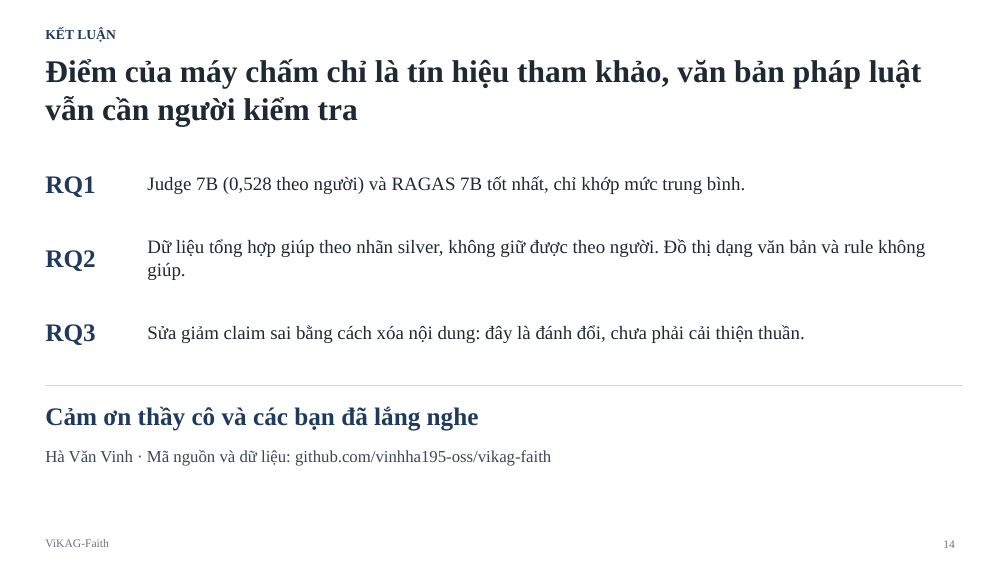
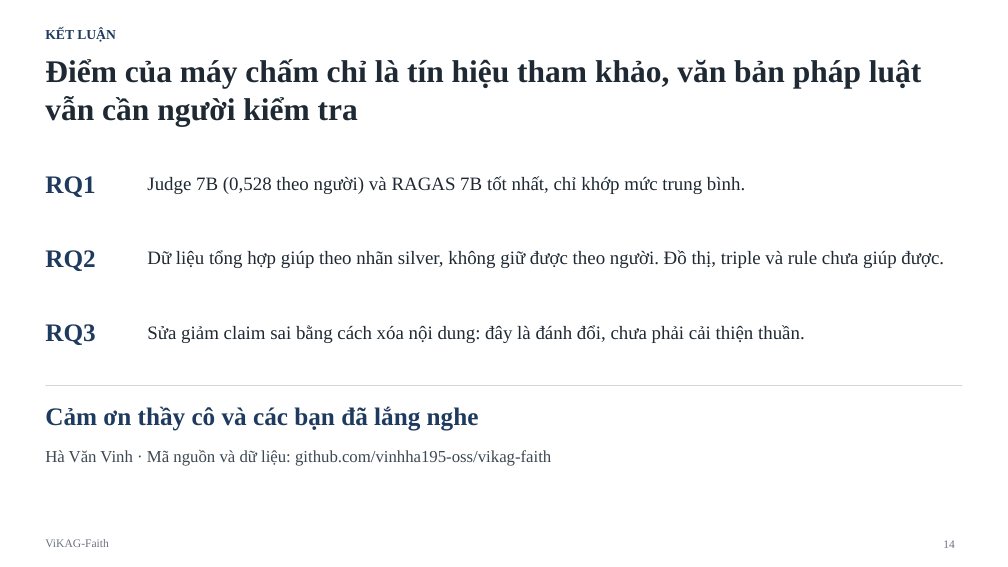
Before and after one commit to vinhha195-oss/vikag-faith, a slide deck: slide 14 of nop_bai/ViKAG-Faith_BaiBao_slide.pptx. Drawn at 1008x567 pixels with LibreOffice and Linux fonts; fonts in the diff are those of the drawing. Boxes give left, top, right and bottom in pixels: in the first picture for what was removed or moved away, otherwise in the second. Text is boxed around its words. In the diff, an @@ line names an element or a change of style, - is before the commit and + after.

```diff
--- a/nop_bai/ViKAG-Faith_BaiBao_slide.pptx
+++ b/nop_bai/ViKAG-Faith_BaiBao_slide.pptx
@@ text at [147, 250, 944, 268]: text changed @@
-Dữ liệu tổng hợp giúp theo nhãn silver, không giữ được theo người. Đồ thị dạng văn bản và rule không giúp.
+Dữ liệu tổng hợp giúp theo nhãn silver, không giữ được theo người. Đồ thị, triple và rule chưa giúp được.
```
Also in this commit, not shown: 2 other slides changed, 12 other files.
